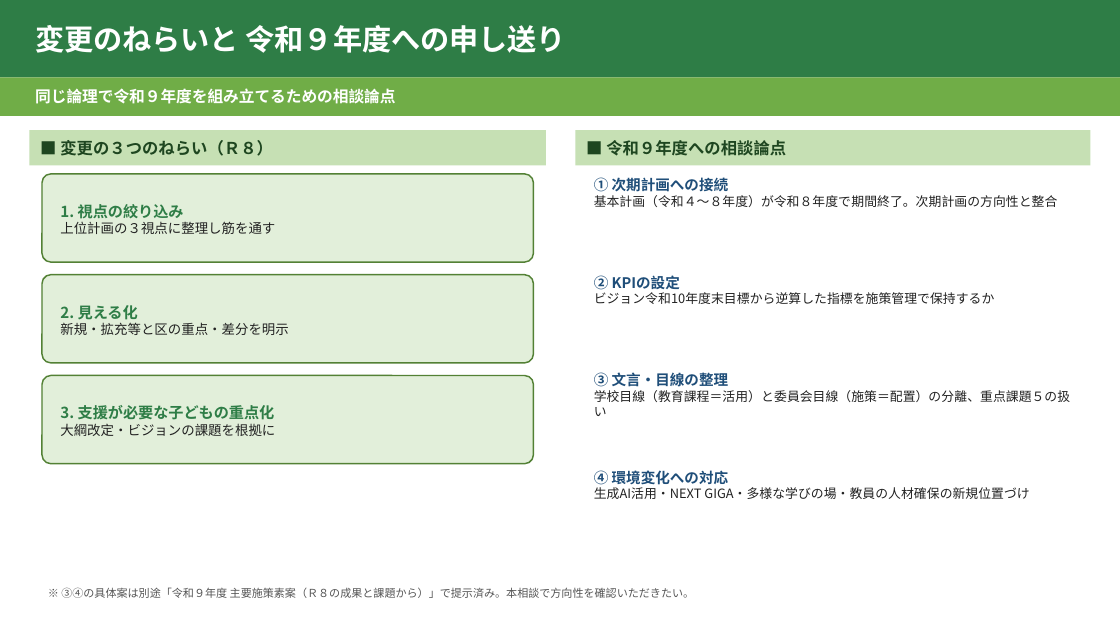
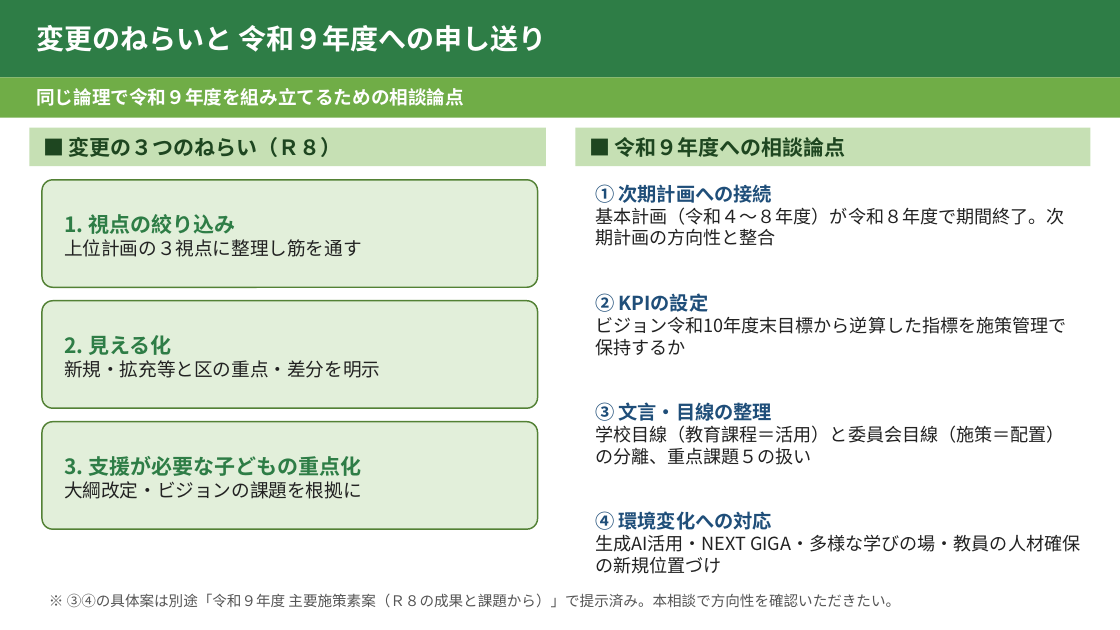
Before and after one commit to contynet730-star/con30, a slide deck: slide 3 of 令和9年度教育課程編成/令和9年度_上席相談資料.pptx. Drawn at 1120x630 pixels with LibreOffice and Linux fonts; fonts in the diff are those of the drawing. Boxes give left, top, right and bottom in pixels: in the first picture for what was removed or moved away, otherwise in the second. Text is boxed around its words. In the diff, an @@ line names an element or a change of style, - is before the commit and + after.

```diff
--- a/令和9年度教育課程編成/令和9年度_上席相談資料.pptx
+++ b/令和9年度教育課程編成/令和9年度_上席相談資料.pptx
@@ text "変更のねらいと 令和９年度への申し送り" at box(36, 25, 547, 52): size 25 to 24 pt @@
@@ text "同じ論理で令和９年度を組み立てるための相談論点" at box(36, 88, 464, 106): size 13.5 to 16 pt @@
@@ text "■ 変更の３つのねらい（Ｒ８）" at box(69, 137, 342, 157): size 14 to 18 pt @@
@@ text "■ 令和９年度への相談論点" at box(615, 137, 846, 157): size 14 to 18 pt @@
@@ rounded rectangle: place and size @@
-rounded rectangle at box(42, 174, 534, 262)
+rounded rectangle at box(42, 180, 538, 287)
@@ text "1. 視点の絞り込み": place and size @@
-text "1. 視点の絞り込み" at box(60, 204, 275, 234)
+text "1. 視点の絞り込み" at box(64, 214, 362, 257)
@@ text "1. 視点の絞り込み" at box(64, 214, 362, 257): size 13 to 18 pt in "1. 視点の絞り込み"; size 11.5 to 16 pt in "上位計画の３視点に整理し筋を通す" @@
@@ text "① 次期計画への接続" at box(595, 184, 1065, 246): size 12.5 to 16.5 pt in "① 次期計画への接続"; size 11 to 15.5 pt in "基本計画（令和４～８年度）が令和８年度で期間終了。次期計画の方向性と整合" @@
@@ text "② KPIの設定": place and size @@
-text "② KPIの設定" at box(594, 275, 995, 304)
+text "② KPIの設定" at box(595, 293, 1067, 334)
@@ text "② KPIの設定" at box(595, 293, 1067, 334): size 12.5 to 16.5 pt in "② KPIの設定"; size 11 to 15.5 pt in "ビジョン令和10年度末目標から逆算した指標を施策管理で保持するか" @@
@@ rounded rectangle: place and size @@
-rounded rectangle at box(42, 275, 534, 363)
+rounded rectangle at box(42, 301, 538, 408)
@@ text "2. 見える化": place and size @@
-text "2. 見える化" at box(60, 305, 288, 335)
+text "2. 見える化" at box(64, 335, 380, 378)
@@ text "2. 見える化" at box(64, 335, 380, 378): size 13 to 18 pt in "2. 見える化"; size 11.5 to 16 pt in "新規・拡充等と区の重点・差分を明示" @@
@@ text "③ 文言・目線の整理": place and size @@
-text "③ 文言・目線の整理" at box(594, 372, 1070, 402)
+text "③ 文言・目線の整理" at box(595, 402, 1065, 465)
@@ text "③ 文言・目線の整理" at box(595, 402, 1065, 465): size 12.5 to 16.5 pt in "③ 文言・目線の整理"; size 11 to 15.5 pt in "学校目線（教育課程＝活用）と委員会目線（施策＝配置）の分離、重点課題５の扱い" @@
@@ rounded rectangle: place and size @@
-rounded rectangle at box(42, 376, 534, 464)
+rounded rectangle at box(42, 422, 538, 529)
@@ text "3. 支援が必要な子どもの重点化": place and size @@
-text "3. 支援が必要な子どもの重点化" at box(60, 405, 275, 436)
+text "3. 支援が必要な子どもの重点化" at box(64, 456, 362, 499)
@@ text "3. 支援が必要な子どもの重点化" at box(64, 456, 362, 499): size 13 to 18 pt in "3. 支援が必要な子どもの重点化"; size 11.5 to 16 pt in "大綱改定・ビジョンの課題を根拠に" @@
@@ text "④ 環境変化への対応": place and size @@
-text "④ 環境変化への対応" at box(594, 470, 1029, 499)
+text "④ 環境変化への対応" at box(595, 511, 1080, 574)
@@ text "④ 環境変化への対応" at box(595, 511, 1080, 574): size 12.5 to 16.5 pt in "④ 環境変化への対応"; size 11 to 15.5 pt in "生成AI活用・NEXT GIGA・多様な学びの場・教員の人材確保の新規位置づけ" @@
@@ text "※ ③④の具体案は別途「令和９年度 主要施策素案（Ｒ８の成果と課題から）」で提示済み。本相談で方向性を確認いただきたい。" at box(67, 593, 900, 608): size 9.5 to 12.5 pt @@
```
Also in this commit, not shown: 2 other slides changed.
